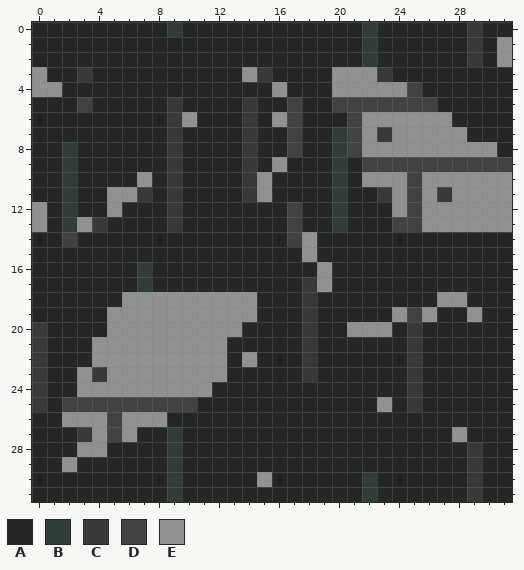
One commit to this pixel-art file: Assets/Art/Raw Files/Raw-Sprites/Floor 2.ase. This is how it looked before the edit.
32x32 pixels, 1 frame. Colours within 5 levels of each other are drawn and written as one.
Palette (. is transparent): A #262626  B #323c39  C #393939  D #424242  E #919191
After the commit:
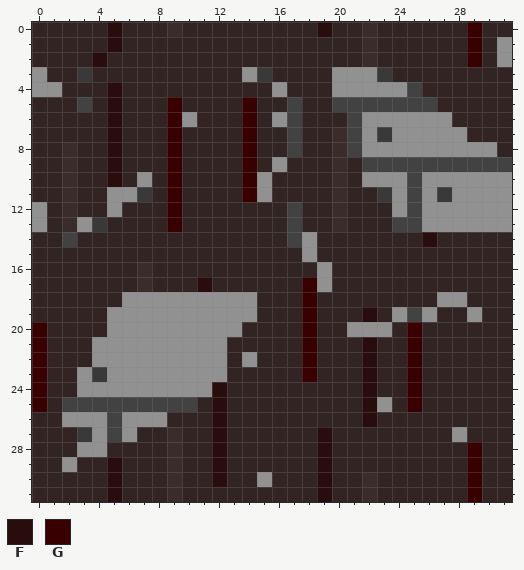
Colours new in this view: F #290d0d  G #380000
Diff:
colour A: #262626 -> #332424
colour B: #323c39 -> #3b2c2c
Layer "Layer 5":
y 0: x 5 A -> F; x 19 A -> F; x 29 C -> G
y 1: x 5 A -> F; x 29 C -> G
y 2: x 4 A -> F; x 29 C -> G
y 4: x 5 A -> F
y 5..10: x 5 A -> F; x 9 C -> G; x 14 C -> G
y 11: x 9 C -> G; x 14 C -> G
y 12..13: x 9 C -> G
y 14: x 26 A -> F
y 17: x 11 A -> F; x 18 C -> G
y 18: x 18 C -> G
y 19: x 18 C -> G; x 22 A -> F
y 20: x 0 C -> G; x 18 C -> G; x 25 C -> G
y 21..23: x 0 C -> G; x 18 C -> G; x 22 A -> F; x 25 C -> G
y 24..25: x 0 C -> G; x 12 A -> F; x 22 A -> F; x 25 C -> G
y 26: x 12 A -> F; x 22 A -> F
y 27: x 12 A -> F; x 19 A -> F
y 28: x 12 A -> F; x 19 A -> F; x 29 C -> G
y 29..30: x 5 A -> F; x 12 A -> F; x 19 A -> F; x 29 C -> G
y 31: x 5 A -> F; x 19 A -> F; x 29 C -> G
Boxes around the changes in both pictures, in picture pixels (x1, y1, x2, y2):
changed: (32, 22, 512, 502)
